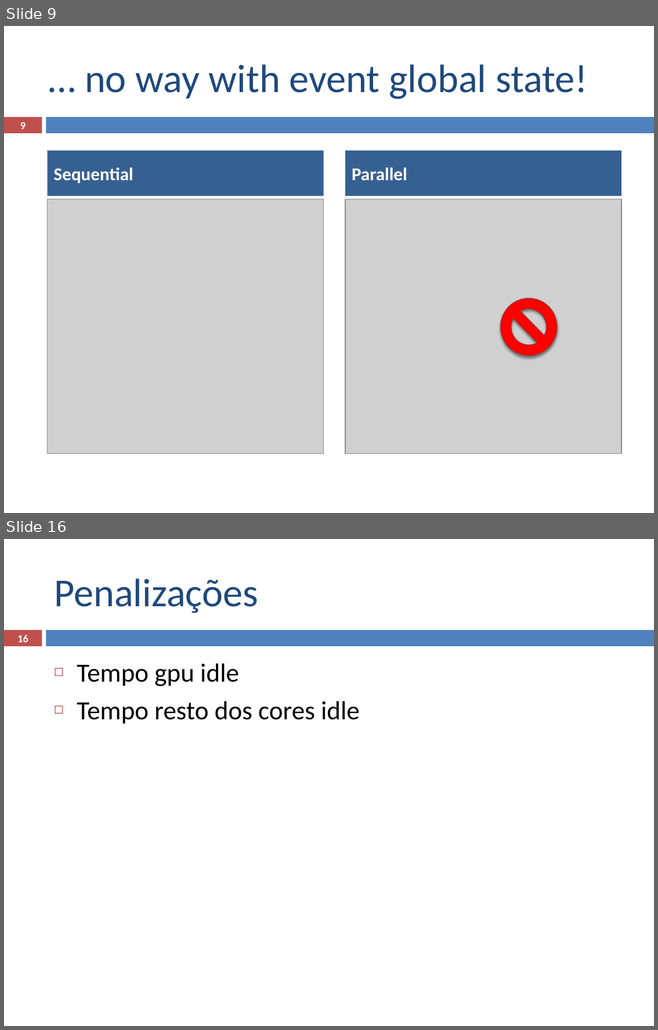
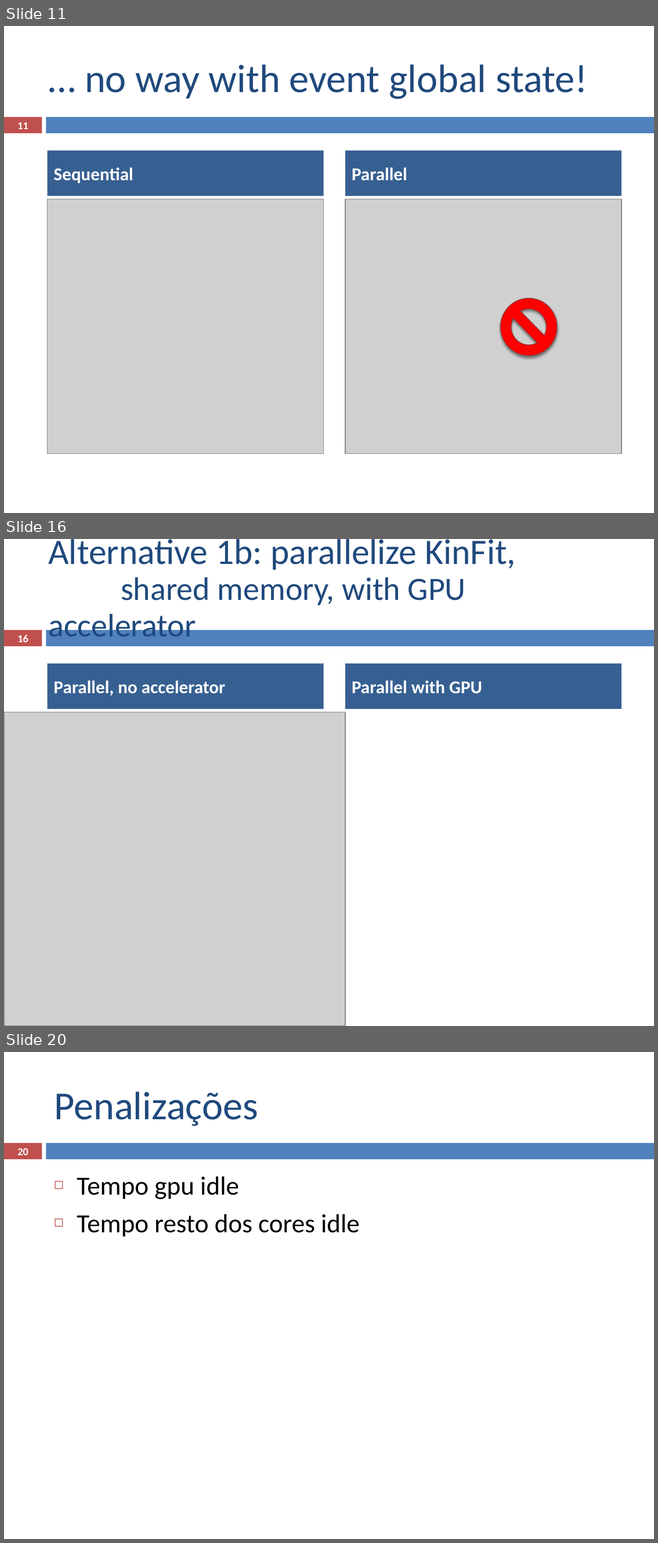
Before and after one commit to ampereira/mscthesis-liptool, a slide deck: doc/partial presentation/partial_presentation.pptx. Shown one above the other, each under a label of ours: slides 9 and 16 before the commit, slides 11, 16 and 20 after it; the slides between them are not shown. The pictures are 658x1030 and 658x1543 pixels, drawn with LibreOffice and Linux fonts; fonts in the diff are those of the drawing; grey boxes stand for pictures. Boxes give left, top, right and bottom in pixels: in the first picture for what was removed or moved away, otherwise in the second. Text is boxed around its words. In the diff, an @@ line names an element or a change of style, - is before the commit and + after.

```diff
--- a/doc/partial presentation/partial_presentation.pptx
+++ b/doc/partial presentation/partial_presentation.pptx
@@ slide 16 added at bbox=[4, 539, 654, 1026], background #FFFFFF; not listed: 2 template elements that a slide beside it also shows @@
@@ title added at bbox=[48, 539, 516, 636], 39.6 pt, text #1F497D @@
+Alternative 1b: parallelize KinFit,
+shared memory, with GPU accelerator
@@ page number added at bbox=[17, 635, 28, 642], 11.9 pt, text #FFFFFF, bold @@
+16
@@ text added at bbox=[48, 664, 324, 709], fill #376092, 20 pt, text #FFFFFF, bold @@
+Parallel, no accelerator
@@ text added at bbox=[345, 664, 621, 709], fill #376092, 20 pt, text #FFFFFF, bold @@
+Parallel with GPU
@@ picture added at bbox=[5, 712, 345, 1026] @@
@@ what was slide 9 is now slide 11 @@
@@ page number at bbox=[17, 122, 28, 129]: text changed @@
-9
+11
@@ what was slide 16 is now slide 20 @@
@@ page number at bbox=[17, 1148, 28, 1155]: text changed @@
-16
+20
```
Also in this commit, not shown: 8 slides changed, 3 other slides added, 1 other file.
